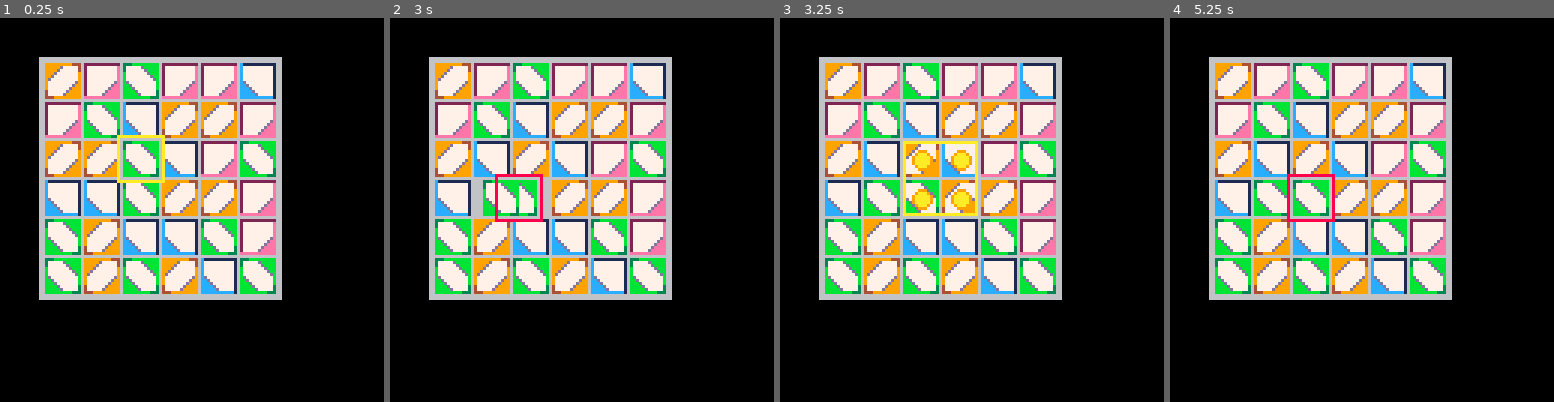
Above: before the commit, frames 1-4 (left to right).
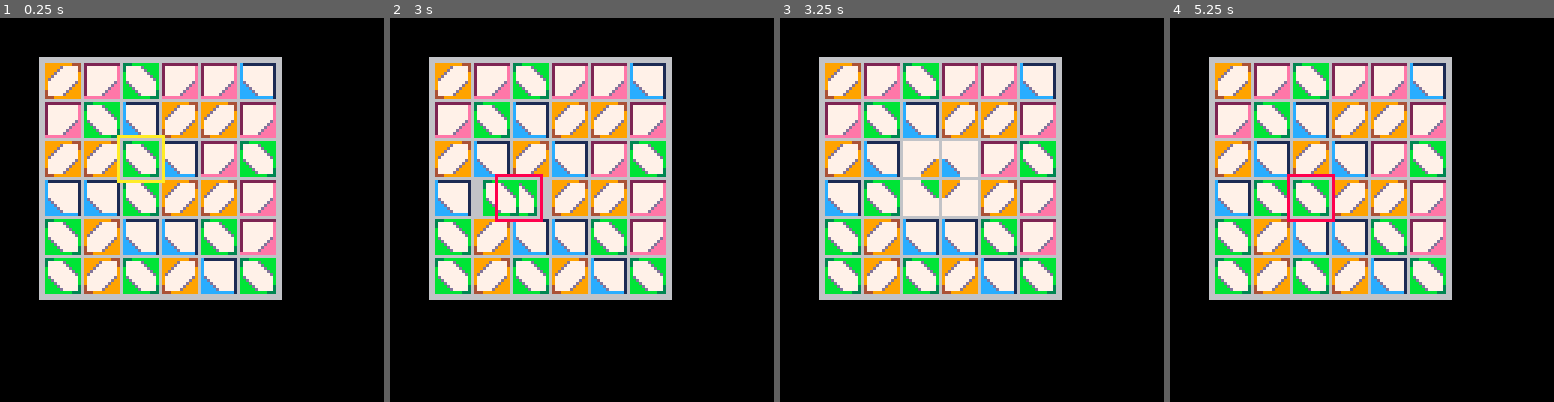
Above: after the commit, the same moments.

Repository: broquaint/pico8-carts
Game: PICO-8 cartridge eggjam4.p8
Same seed, same stepped clock (60 frames per second), same inputs: the game is played once before the commit and once after it.
Inputs:
- Up to frame 1 (0.25 s): no input
- Up to frame 2 (3 s): tap O (Z key) at 0.33, 0.7, 1.43, 2.22 s; tap X (X key) at 1.07, 2.07, 2.4, 2.73 s; hold Left 1.97-2.37 s; hold Down 2.42-2.82 s; hold Right from 2.87 s (still down)
- Up to frame 3 (3.25 s): keep holding Right; tap X (X key) at 3.07 s; tap O (Z key) at 3.1 s
- Up to frame 4 (5.25 s): tap X (X key) every 0.33 s from 3.4 to 5.07 s; release Right at 3.53 s; hold Up 3.58-4.08 s; tap O (Z key) at 3.98, 4.87 s; hold Right 4.13-4.53 s; hold Down 4.58-5.08 s; hold Left from 5.13 s (still down)

Frames 1-2 are identical in both runs. In frame 3, 2.0% of the frame differs, in the area x 32-52%, y 32-52%; in frame 4, nothing differs.

Commit message:
Better pattern match display
It's almost obvious what the pattern is. So close.

Diff:
--- a/eggjam4.p8
+++ b/eggjam4.p8
@@ -31,10 +31,10 @@
 -- xx xx # xx xx # oo xx # xx oo
 
 grid_tiles={
-   {idx=1, colour=azure,  matches={bl=true}},
-   {idx=3, colour=coral,  matches={br=true}},
-   {idx=5, colour=orange, matches={tl=true, br=true}},
-   {idx=7, colour=lime,   matches={tr=true, bl=true}},
+   {idx=1, colour=azure,  matches={bl=17}},
+   {idx=3, colour=coral,  matches={br=20}},
+   {idx=5, colour=orange, matches={tl=5, br=22}},
+   {idx=7, colour=lime,   matches={tr=8, bl=23}},
 --   {9,salmon},
 --   {11,lime}
 }
@@ -190,7 +190,7 @@
          local d = gt(a.gx,     a.gy + 1)
 
          if (b and c and d) and b.matches.br and c.matches.tr and d.matches.tl then
-            return {b,a,c,d}
+            return {bl=a,br=b,tr=c,tl=d}
          end
       end
 
@@ -204,7 +204,7 @@
          local d = gt(a.gx + 1, a.gy + 1)
 
          if (b and c and d) and b.matches.bl and c.matches.tr and d.matches.tl then
-            return {a,b,c,d}
+            return {br=a,bl=b,tr=c,tl=d}
          end
       end
 
@@ -218,7 +218,7 @@
          local d = gt(a.gx + 1, a.gy)
 
          if (b and c and d) and b.matches.br and c.matches.bl and d.matches.tl then
-            return {b,c,a,d}
+            return {tr=a,br=b,bl=c,tl=d}
          end
       end
 
@@ -232,7 +232,7 @@
          local d = gt(a.gx - 1, a.gy)
 
          if (b and c and d) and b.matches.br and c.matches.bl and d.matches.tr then
-            return {b,c,d,a}
+            return {tl=a,br=b,bl=c,tr=d}
          end
       end
 
@@ -248,13 +248,12 @@
    if player.tile_held then
       local matched = check_for_patterns(player.tile_held)
       if matched then
-         dump('matched: ',matched)
-         for t in all(matched) do t.matched = true end
          animate(function()
+               for m, t in pairs(matched) do t.matched = m end
                current_match = matched
                wait(60)
                current_match = nil
-               for t in all(matched) do t.matched = false end
+               for _,t in pairs(matched) do t.matched = nil end
                set_play_state('idle')
          end)
          state = 'matched'
@@ -304,6 +303,14 @@
    run_animations()
 end
 
+-- diamond match offsets
+dmo = {
+   br = { x = 8, y = 8 },
+   bl = { x = 0, y = 8 },
+   tr = { x = 8, y = 0 },
+   tl = { x = 0, y = 0 },
+}
+
 function _draw()
    cls(black)
 
@@ -314,22 +321,17 @@
    for i = 1,6 do
       for j = 1,6 do
          local gs = grid[i][j]
-         spr(gs.spr_idx, gs.x, gs.y, 2, 2)
          if gs.matched then
-            circ(gs.x+8, gs.y+8,3, orange)
-            circfill(gs.x+8, gs.y+8,2, yellow)
-         end
-      end
-   end
-
-   if in_play_state('matched') then
-      local mx0 = current_match[1].x + 2
-      local my0 = current_match[1].y + 2
-      local mx1 = current_match[#current_match].x + space_size
-      local my1 = current_match[#current_match].y + space_size
-      rect(mx0, my0, mx1, my1, yellow)
-   else
-      -- Draw player cursor
+            rectfill(gs.x+2, gs.y+2, gs.x+space_size, gs.y+space_size, white)
+            local xo, yo = dmo[gs.matched].x, dmo[gs.matched].y
+            spr(gs.matches[gs.matched], gs.x + xo, gs.y + yo)
+         else
+            spr(gs.spr_idx, gs.x, gs.y, 2, 2)
+         end
+      end
+   end
+
+   if not in_play_state('matched') then
       local px0 = player.x + 1
       local py0 = player.y + 1
       local px1 = (px0 + space_size)
